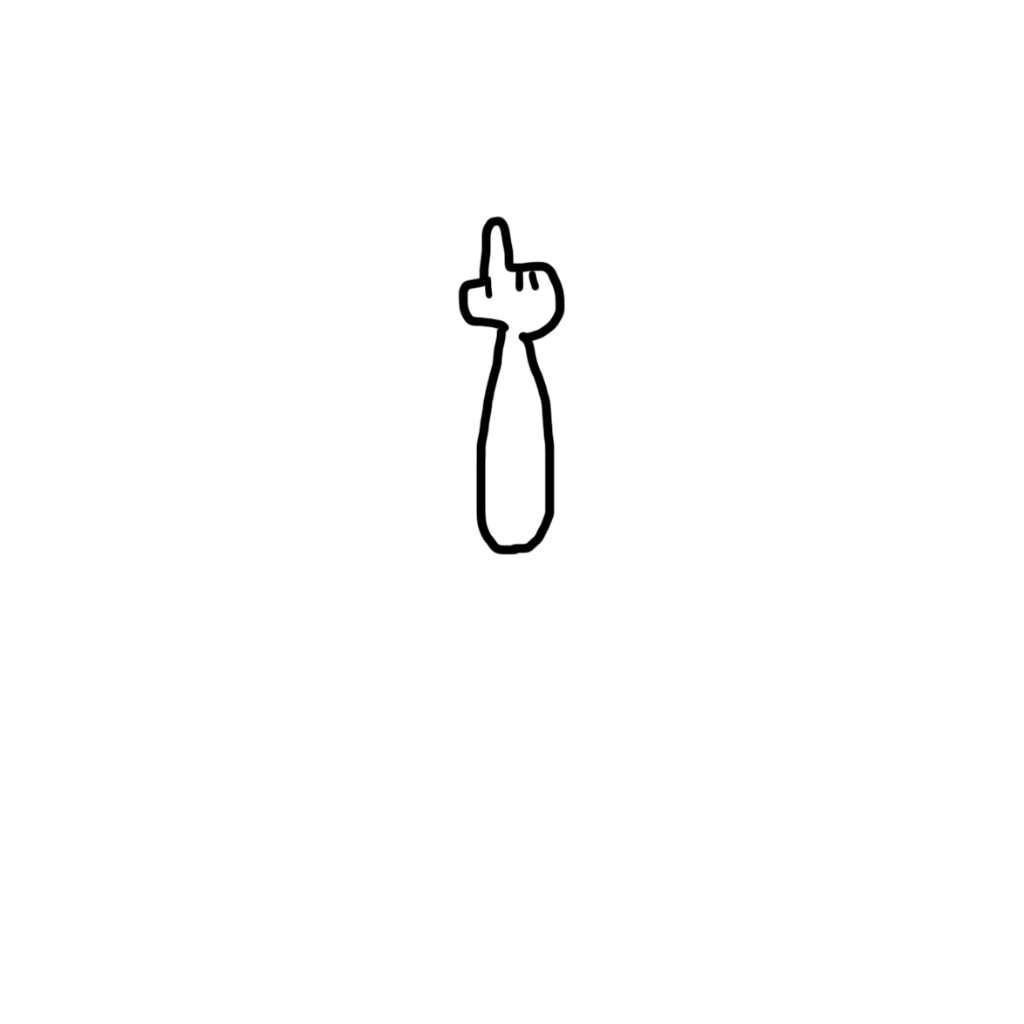
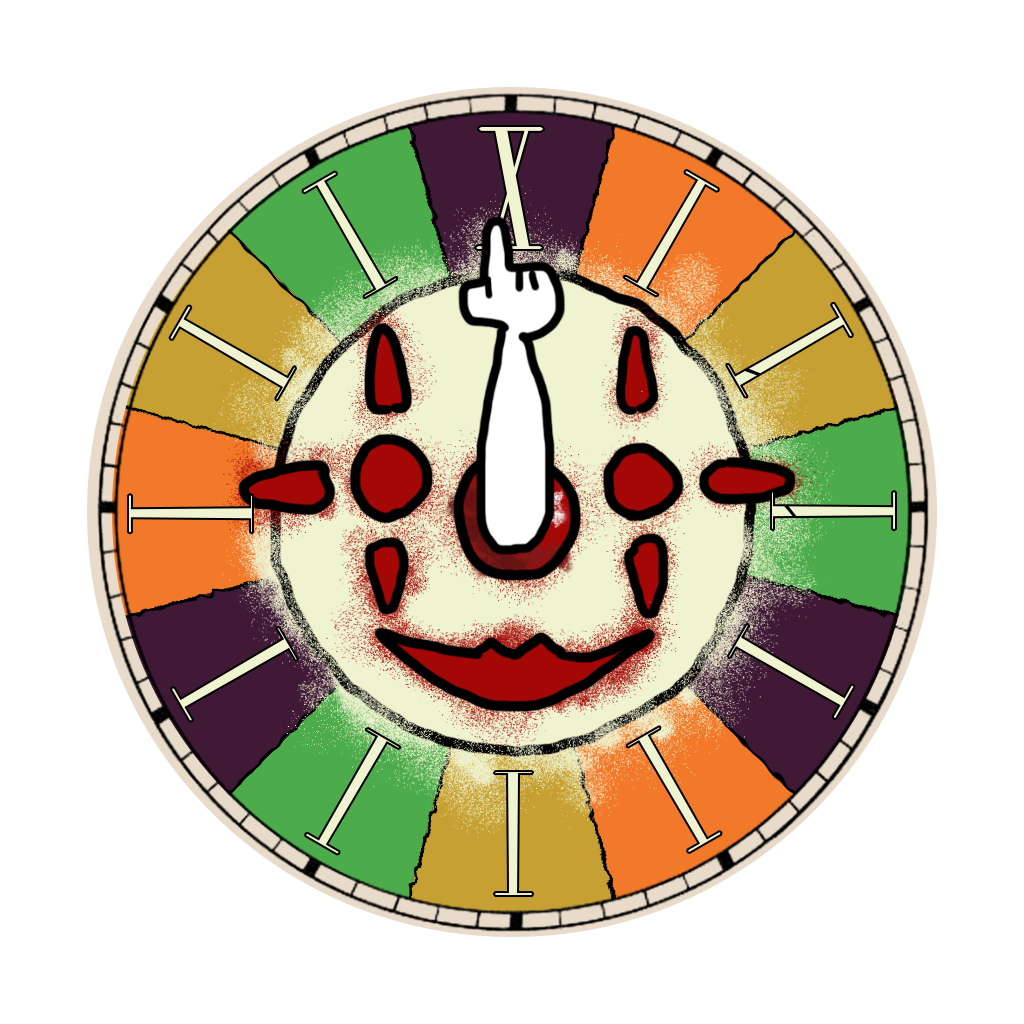
The second 1024px x 1024px image is a revision of the first. Changes to its layers:
showed group "Group 3" (18 layers) over [87, 87, 937, 937]
